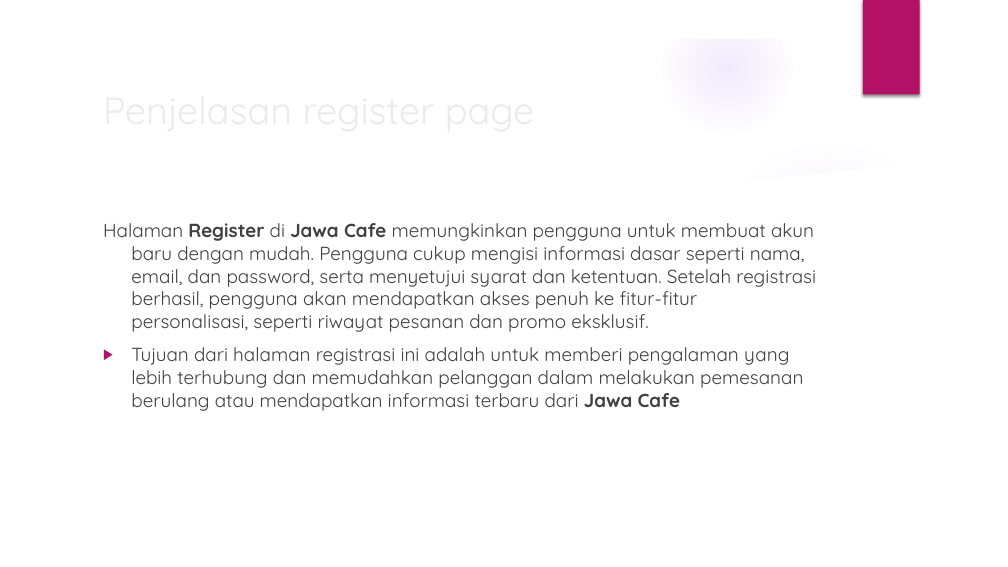
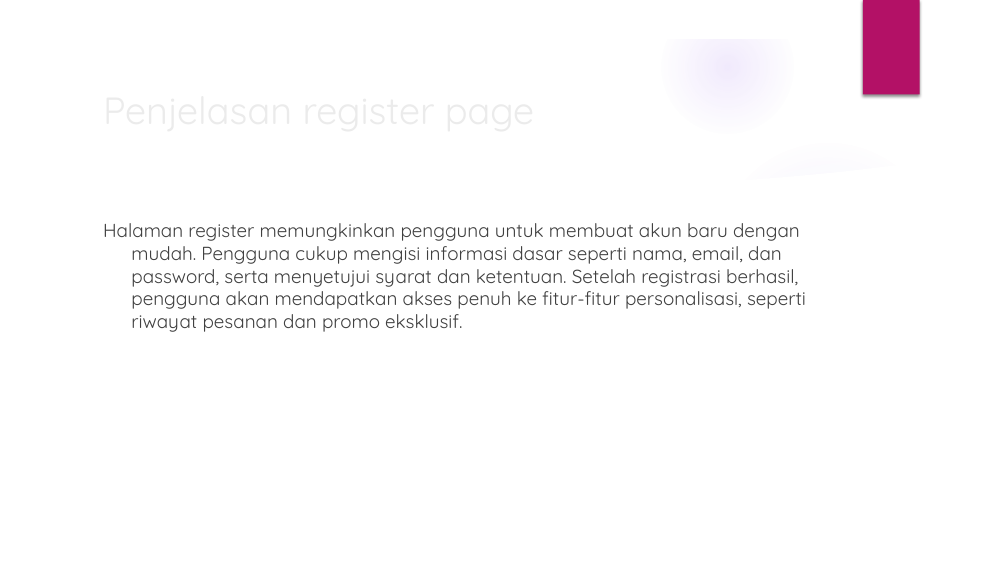
Before and after one commit to fadlan11234/kelompok4_projek, a slide deck: slide 10 of laporan ppt/kelompok4-xtjkt.pptx. Drawn at 1008x567 pixels with LibreOffice and Linux fonts; fonts in the diff are those of the drawing; background and template pictures are left out. Boxes give left, top, right and bottom in pixels: in the first picture for what was removed or moved away, otherwise in the second. Text is boxed around its words. In the diff, an @@ line names an element or a change of style, - is before the commit and + after.

```diff
--- a/laporan ppt/kelompok4-xtjkt.pptx
+++ b/laporan ppt/kelompok4-xtjkt.pptx
@@ text at (103,223,806,332): text changed @@
-Halaman Register di Jawa Cafe memungkinkan pengguna untuk membuat akun baru dengan mudah. Pengguna cukup mengisi informasi dasar seperti nama, email, dan password, serta menyetujui syarat dan ketentuan. Setelah registrasi berhasil, pengguna akan mendapatkan akses penuh ke fitur-fitur personalisasi, seperti riwayat pesanan dan promo eksklusif.
-▶ Tujuan dari halaman registrasi ini adalah untuk memberi pengalaman yang lebih terhubung dan memudahkan pelanggan dalam melakukan pemesanan berulang atau mendapatkan informasi terbaru dari Jawa Cafe
+Halaman register memungkinkan pengguna untuk membuat akun baru dengan mudah. Pengguna cukup mengisi informasi dasar seperti nama, email, dan password, serta menyetujui syarat dan ketentuan. Setelah registrasi berhasil, pengguna akan mendapatkan akses penuh ke fitur-fitur personalisasi, seperti riwayat pesanan dan promo eksklusif.
```
Also in this commit, not shown: 2 other slides changed, 6 slides added, 1 other file.
